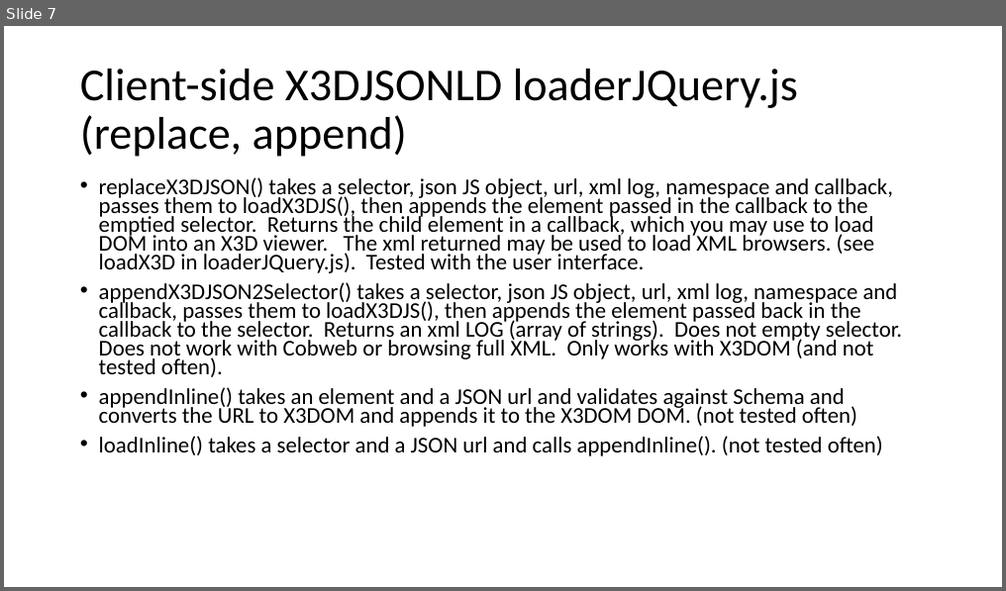
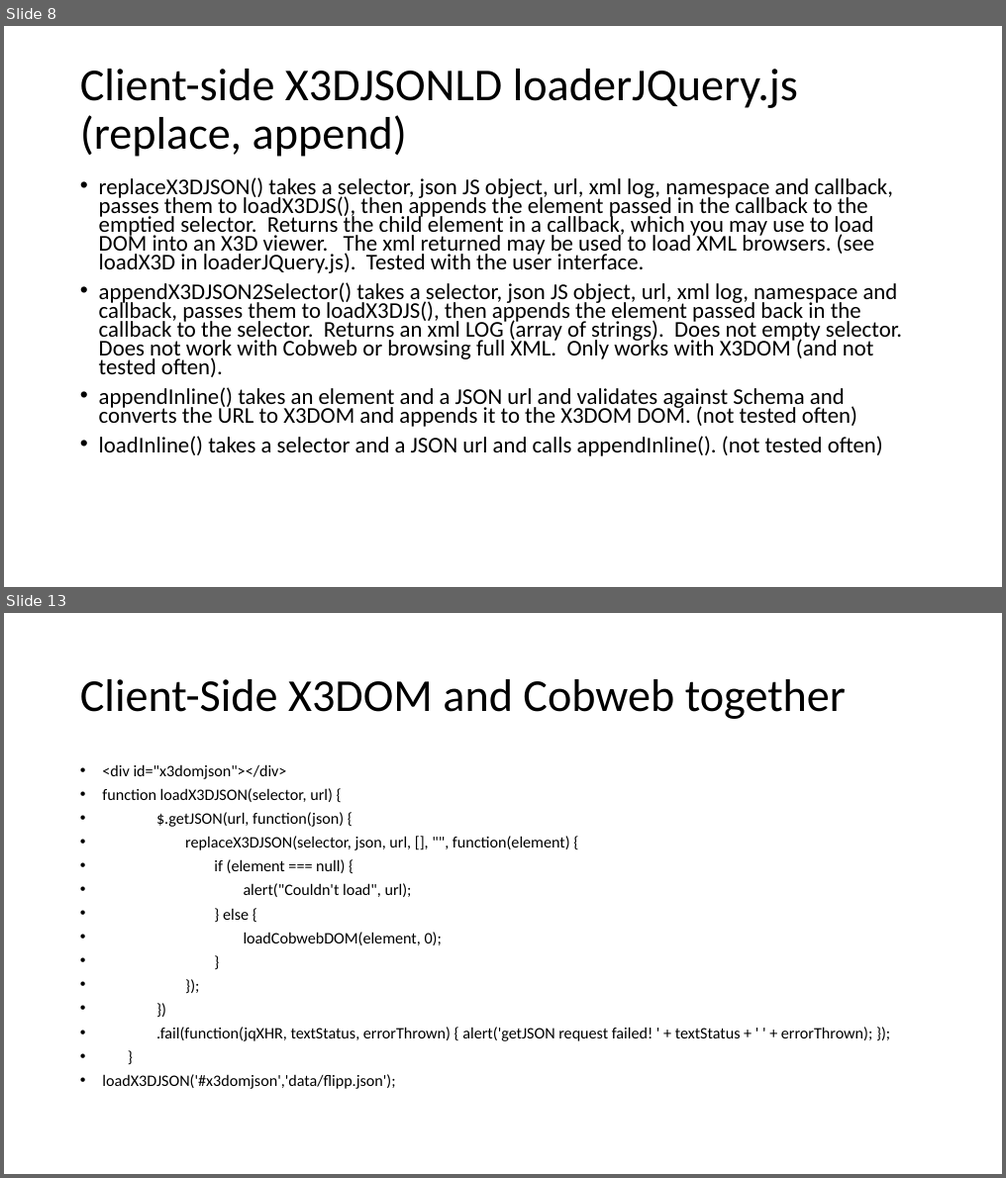
Before and after one commit to coderextreme/X3DJSONLD, a slide deck: doc/X3DJSONLoaderTutorial.pptx. Shown one above the other, each under a label of ours: slide 7 before the commit, slides 8 and 13 after it; the slides between them are not shown. The pictures are 1006x591 and 1006x1178 pixels, drawn with LibreOffice and Linux fonts; fonts in the diff are those of the drawing. Boxes give left, top, right and bottom in pixels: in the first picture for what was removed or moved away, otherwise in the second. Text is boxed around its words. In the diff, an @@ line names an element or a change of style, - is before the commit and + after.

```diff
--- a/doc/X3DJSONLoaderTutorial.pptx
+++ b/doc/X3DJSONLoaderTutorial.pptx
@@ slide 13 added at (4,613,1002,1174), background #FFFFFF @@
@@ title added at (80,679,846,719), 44 pt, text #000000 @@
+Client-Side X3DOM and Cobweb together
@@ text added at (102,764,872,1089), 15.4 pt, text #000000 @@
+• <div id="x3domjson"></div>
+• function loadX3DJSON(selector, url) {
+• $.getJSON(url, function(json) {
+• replaceX3DJSON(selector, json, url, [], "", function(element) {
+• if (element === null) {
+• alert("Couldn't load", url);
+• } else {
+• loadCobwebDOM(element, 0);
+• }
+• });
+• })
+• .fail(function(jqXHR, textStatus, errorThrown) { alert('getJSON request failed! ' + textStatus + ' ' + errorThrown); });
+• }
+• loadX3DJSON('#x3domjson','data/flipp.json');
@@ what was slide 7 is now slide 8 @@
```
Also in this commit, not shown: 6 slides changed, 9 other slides added, 15 other files.
